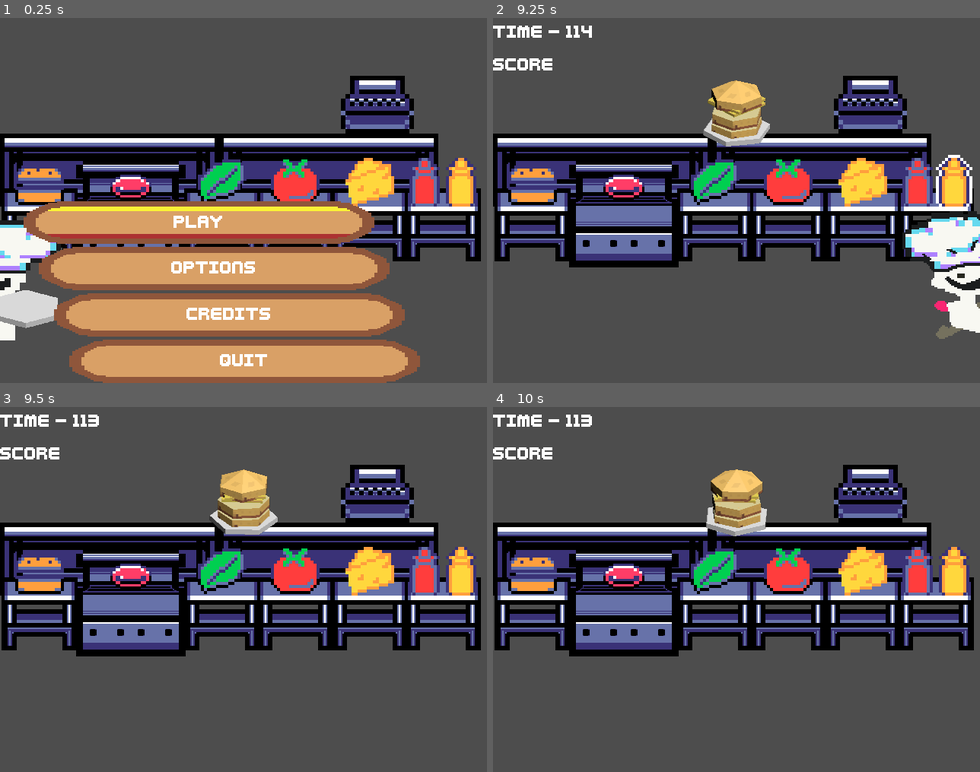
Above: before the commit, frames 1-4 (two rows, left to right).
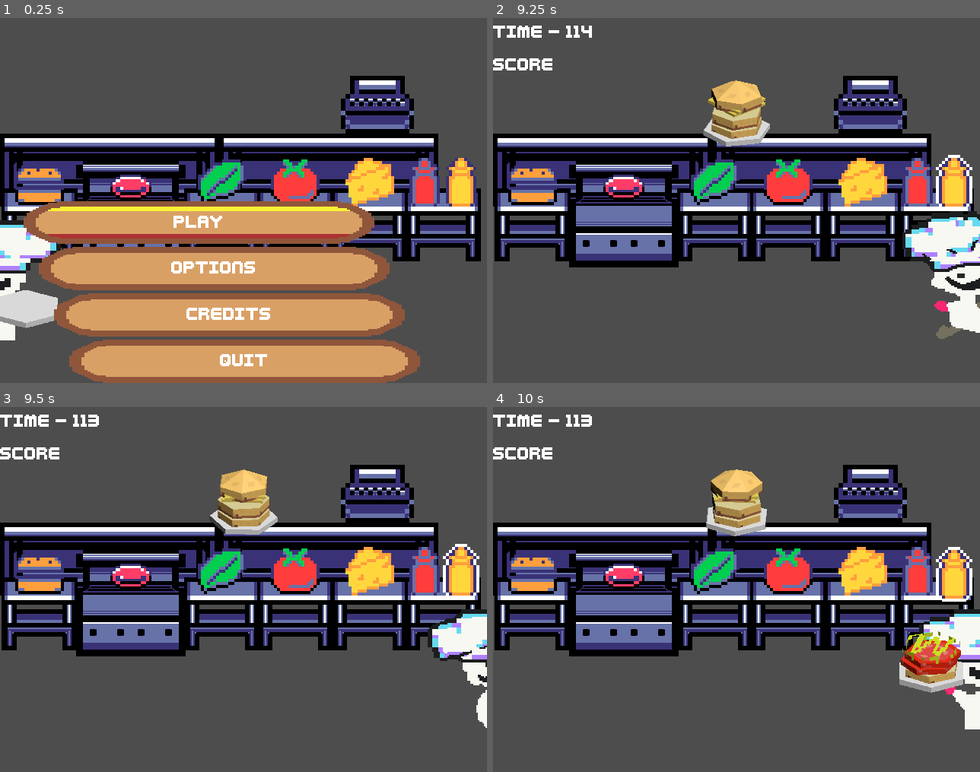
Above: after the commit, the same moments.

Repository: LettucePie/burgert
Game: Godot game, scene res://scenes/play.tscn
The game is run twice, just before and just after one commit, with the same random seed, the same clock (stepped at 60 frames per second) and the same inputs.
Inputs:
- Up to frame 1 (0.25 s): no input
- Up to frame 2 (9.25 s): click "Play" at 0.5 s; tap Enter (menu) at 1.25 s; hold Right (right) 1.28-2.03 s; tap Z (confirm) at 1.35, 3.6, 5.1, 6.6, 8.1 s; hold Down (down) 2.03-2.75 s; tap C (special1) at 2.1, 4.35, 5.85, 7.35, 8.85 s; click "RESUME" at 2.75 s; hold Right (right) 3.53-4.28 s; hold Up (up) 4.28-5.03 s; hold Left (left) 5.03-6.53 s; hold Down (down) 6.53-7.28 s; hold Right (right) 7.28-8.03 s; hold Up (up) 8.03-8.78 s; hold Right (right) from 8.78 s (still down)
- Up to frame 3 (9.5 s): keep holding Right (right)
- Up to frame 4 (10 s): release Right (right) at 9.53 s; hold Down (down) from 9.53 s (still down); tap Z (confirm) at 9.6 s

Frames 1-2 are identical in both runs. In frame 3, 2.1% of the frame differs, in the area x 87-100%, y 37-88%; in frame 4, 3.8%, in the area x 83-100%, y 38-89%.

Commit message:
cleaning up more framework of burger submission

Diff:
--- a/scenes/game/chef.gd
+++ b/scenes/game/chef.gd
@@ -69,6 +69,7 @@
 		direction = "R"
 	if !state_machine.get_current_node().contains("Swing"):
 		position.x += move_vec.x * MOVE_SPEED
+		position.x = clamp(position.x, 0, 640)
 	if move_vec != Vector2.ZERO:
 		assess_closest_station()
 		anim_tree.set("parameters/conditions/idle_L", false)
--- a/scenes/game/game.gd
+++ b/scenes/game/game.gd
@@ -38,7 +38,7 @@
 func start_game():
 	game_started = true
 	chef.reset_chef()
-	submit.set_playing(false)
+	submit.set_playing(false, 0)
 	hud.show()
 	$game_timer.start(120)
 	hud.set_timer($game_timer)
@@ -47,8 +47,8 @@
 
 func stop_game():
 	if game_started:
-		chef.current_burger.refresh_plate()
-		chef.position.x = 0
+		chef.reset_chef()
+		submit.set_playing(false, 0)
 	game_started = false
 	hud.hide()
 	$game_timer.stop()
@@ -96,11 +96,11 @@
 
 
 func _on_chef_start_burger_submission():
-	submit.set_playing(true)
+	submit.set_playing(true, chef.position.x)
 
 
 func _on_chef_cancel_burger_submission():
-	submit.set_playing(false)
+	submit.set_playing(false, 0)
 
 
 func _on_chef_submit_burger():
--- a/scenes/game/game.tscn
+++ b/scenes/game/game.tscn
@@ -40,6 +40,7 @@
 
 [node name="hud" parent="." instance=ExtResource("3_wdtco")]
 visible = false
+z_index = 1
 
 [node name="game_timer" type="Timer" parent="."]
 wait_time = 120.0
--- a/scenes/game/submit.gd
+++ b/scenes/game/submit.gd
@@ -27,9 +27,9 @@
 			travel = 1
 
 
-func set_playing(tf : bool):
+func set_playing(tf : bool, start_pos : float):
 	playing = tf
 	visible = tf
 	if tf:
-		target.position.x = x_min
+		target.position.x = start_pos
 		travel = 1
--- a/scenes/play.tscn
+++ b/scenes/play.tscn
@@ -13,6 +13,7 @@
 [node name="Game" parent="." instance=ExtResource("1_l5scj")]
 
 [node name="MainMenu" parent="." instance=ExtResource("1_8ijes")]
+z_index = 2
 
 [connection signal="game_paused" from="Game" to="." method="_on_game_game_paused"]
 [connection signal="quit_play" from="MainMenu" to="." method="_on_main_menu_quit_play"]
